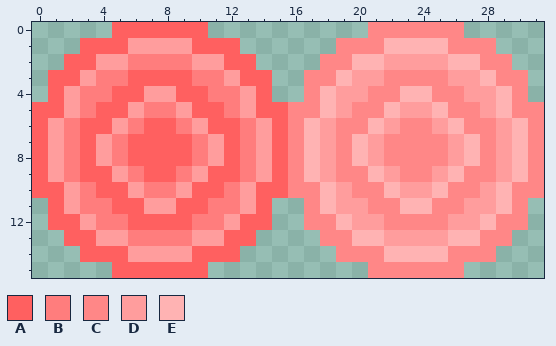
File history of a pixel-art sprite, assets/textures/bullet.png. That is the earlier state.
The file is 32x16 pixels. Colours within 5 levels of each other are drawn and written as one.
Palette (. is transparent): A #ff6060  B #ff7d7d  C #ff8787  D #ff9d9d  E #ffb3b3
Pixels before, first column x 0:
 0 .....AAAAAA..........CCCCCC.....
 1 ...AAADDDDAAA......CCCEEEECCC...
 2 ..AADDBBBBDDAA....CCEEDDDDEECC..
 3 .AADBBAAAABBDAA..CCEDDCCCCDDECC.
 4 .ADBBAADDAABBDA..CEDDCCEECCDDEC.
 5 AADBAADBBDAABDAACCEDCCEDDECCDECC
 6 ADBAADBAABDAABDACEDCCEDCCDECCDEC
 7 ADBADBAAAABDABDACEDCEDCCCCDECDEC
 8 ADBADBAAAABDABDACEDCEDCCCCDECDEC
 9 ADBAADBAABDAABDACEDCCEDCCDECCDEC
10 AADBAADBBDAABDAACCEDCCEDDECCDECC
11 .ADBBAADDAABBDA..CEDDCCEECCDDEC.
12 .AADBBAAAABBDAA..CCEDDCCCCDDECC.
13 ..AADDBBBBDDAA....CCEEDDDDEECC..
14 ...AAADDDDAAA......CCCEEEECCC...
15 .....AAAAAA..........CCCCCC.....
New version:
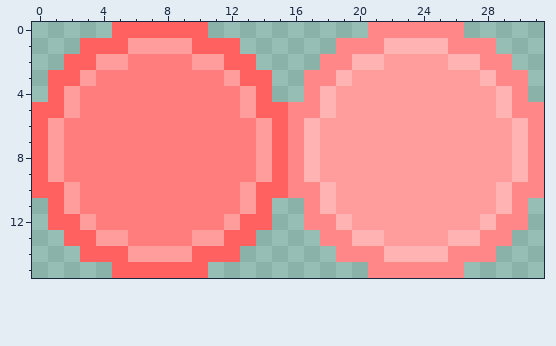
The exact change:
Colour B replaces colour A in row 3 at x 6 to 9; in row 4 at x 5 to 6 and 9 to 10; in row 5 at x 4 to 5 and 10 to 11; in row 6 at x 3 to 4, 7 to 8 and 11 to 12; in rows 7 to 8 at x 3, 6 to 9 and 12; in row 9 at x 3 to 4, 7 to 8 and 11 to 12.
Colour B replaces colour A in row 10 at x 4 to 5 and 10 to 11; in row 11 at x 5 to 6 and 9 to 10; in row 12 at x 6 to 9.
Colour B replaces colour D in row 4 at x 7 to 8; in row 5 at x 6 and 9; in row 6 at x 5 and 10; in rows 7 to 8 at x 4 and 11; in row 9 at x 5 and 10; in row 10 at x 6 and 9.
Colour B replaces colour D in row 11 at x 7 to 8.
Colour D replaces colour C in row 3 at x 22 to 25; in row 4 at x 21 to 22 and 25 to 26; in row 5 at x 20 to 21 and 26 to 27; in row 6 at x 19 to 20, 23 to 24 and 27 to 28; in rows 7 to 8 at x 19, 22 to 25 and 28; in row 9 at x 19 to 20, 23 to 24 and 27 to 28.
Colour D replaces colour C in row 10 at x 20 to 21 and 26 to 27; in row 11 at x 21 to 22 and 25 to 26; in row 12 at x 22 to 25.
Colour D replaces colour E in row 4 at x 23 to 24; in row 5 at x 22 and 25; in row 6 at x 21 and 26; in rows 7 to 8 at x 20 and 27; in row 9 at x 21 and 26; in row 10 at x 22 and 25.
Colour D replaces colour E in row 11 at x 23 to 24.
Where, in picture pixels (left, top, right, bottom), the same in both pictures:
changed: (80, 70, 240, 230)
changed: (336, 70, 496, 230)
